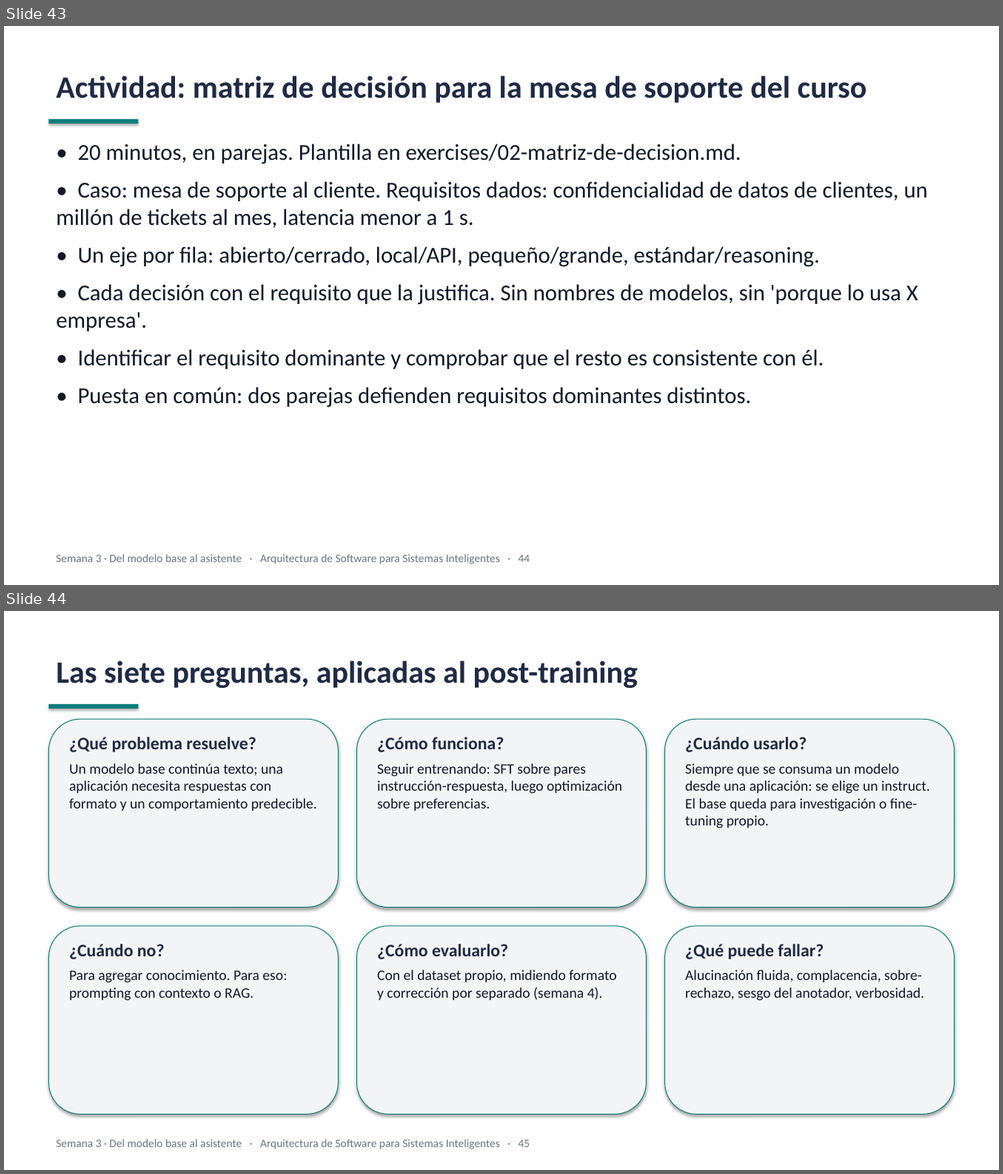
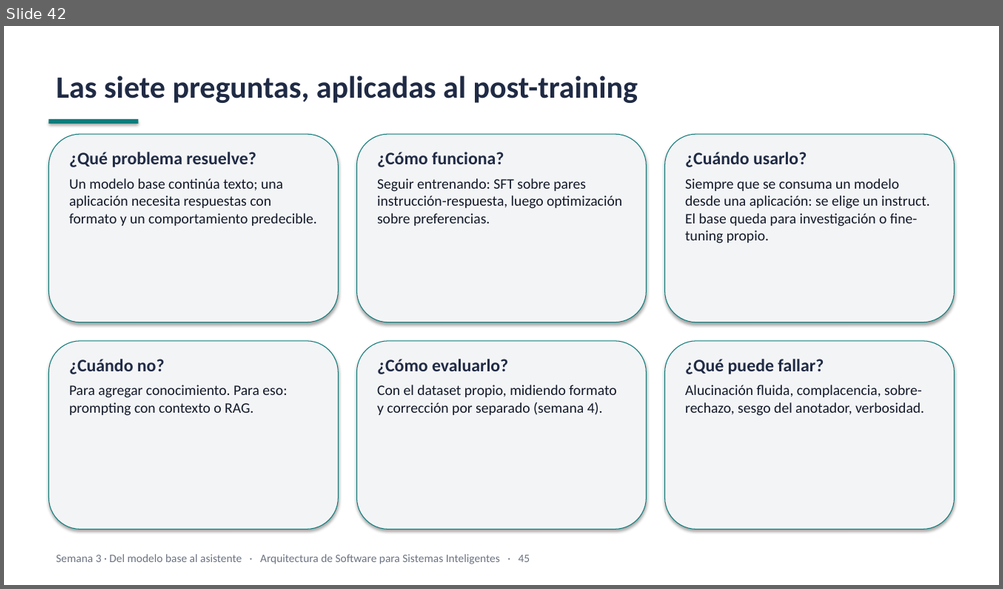
Before and after one commit to JunBarrs24/itm-maestria-llms, a slide deck: week-03/slides/week-03-slides.pptx. Shown one above the other, each under a label of ours: slides 43 and 44 before the commit, slide 42 after it. The pictures are 1003x1174 and 1003x589 pixels, drawn with LibreOffice and Linux fonts; fonts in the diff are those of the drawing. Boxes give left, top, right and bottom in pixels: in the first picture for what was removed or moved away, otherwise in the second. Text is boxed around its words. In the diff, an @@ line names an element or a change of style, - is before the commit and + after.

```diff
--- a/week-03/slides/week-03-slides.pptx
+++ b/week-03/slides/week-03-slides.pptx
@@ slide 43 removed at [4,26,999,585], background #FFFFFF @@
@@ text removed at [56,76,867,103] @@
-Actividad: matriz de decisión para la mesa de soporte del curso
@@ rectangle removed at [48,119,138,124] @@
@@ text removed at [56,144,928,408] @@
-• 20 minutos, en parejas. Plantilla en exercises/02-matriz-de-decision.md.
-• Caso: mesa de soporte al cliente. Requisitos dados: confidencialidad de datos de clientes, un millón de tickets al mes, latencia menor a 1 s.
-• Un eje por fila: abierto/cerrado, local/API, pequeño/grande, estándar/reasoning.
-• Cada decisión con el requisito que la justifica. Sin nombres de modelos, sin 'porque lo usa X empresa'.
-• Identificar el requisito dominante y comprobar que el resto es consistente con él.
-• Puesta en común: dos parejas defienden requisitos dominantes distintos.
@@ text removed at [56,554,530,565] @@
-Semana 3 · Del modelo base al asistente · Arquitectura de Software para Sistemas Inteligentes · 44
@@ what was slide 44 is now slide 42 @@
```
Also in this commit, not shown: 11 slides changed, 2 other slides removed, 2 other files.
